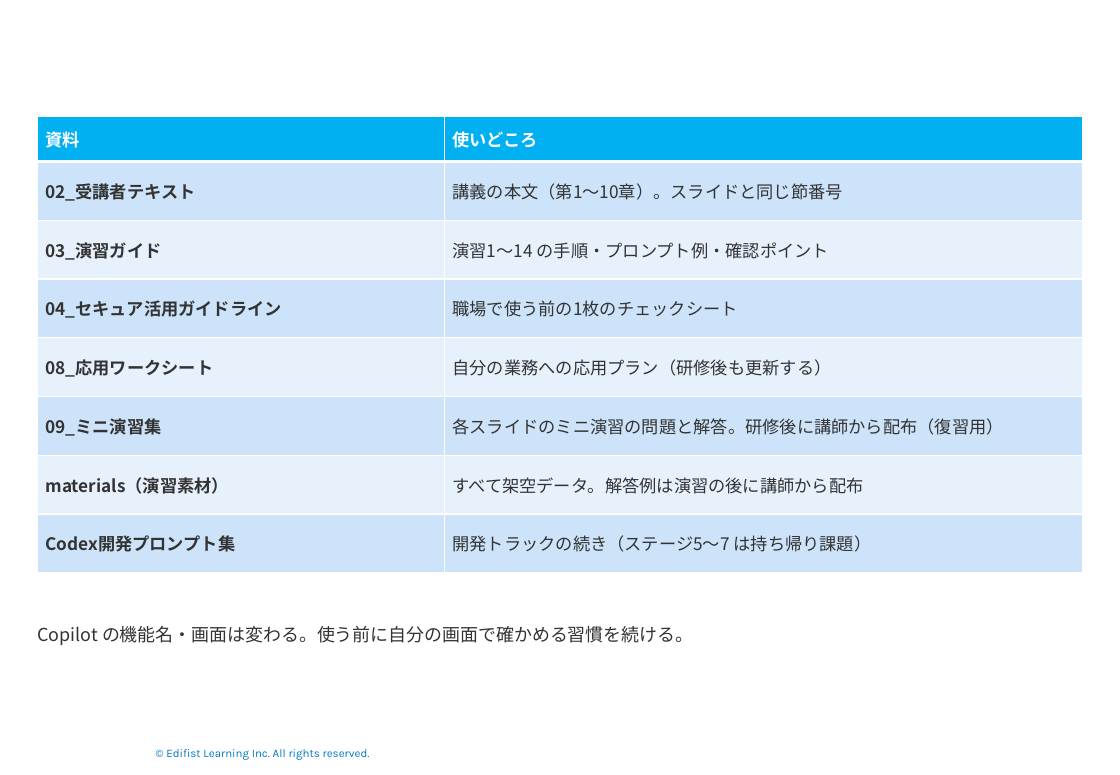
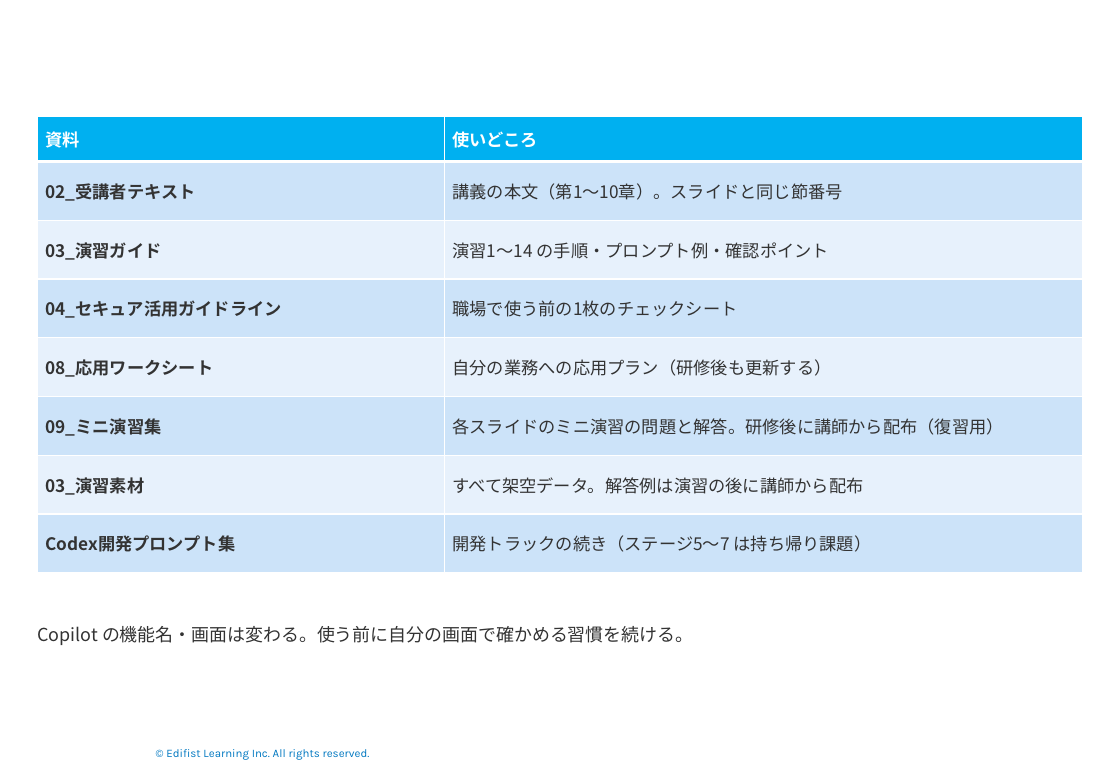
Before and after one commit to Takahashi-eiji-0708/work2026, a slide deck: slide 168 of slides/ソリューション営業のための生成AIセキュア活用実践.pptx. Drawn at 1120x775 pixels with LibreOffice and Linux fonts; fonts in the diff are those of the drawing; background and template pictures are left out. Boxes give left, top, right and bottom in pixels: in the first picture for what was removed or moved away, otherwise in the second. Text is boxed around its words. In the diff, an @@ line names an element or a change of style, - is before the commit and + after.

```diff
--- a/slides/ソリューション営業のための生成AIセキュア活用実践.pptx
+++ b/slides/ソリューション営業のための生成AIセキュア活用実践.pptx
@@ table at (37,117,1083,574) @@
-row 7, column 1: materials（演習素材）
+row 7, column 1: 03_演習素材
```
Also in this commit, not shown: 3 other slides changed, 16 other files.
